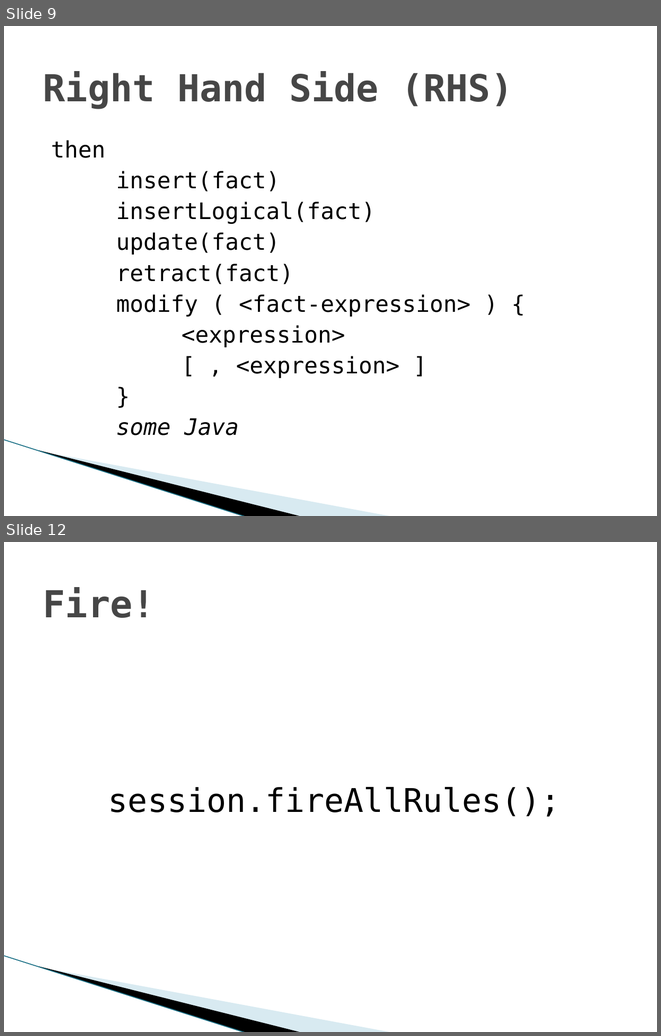
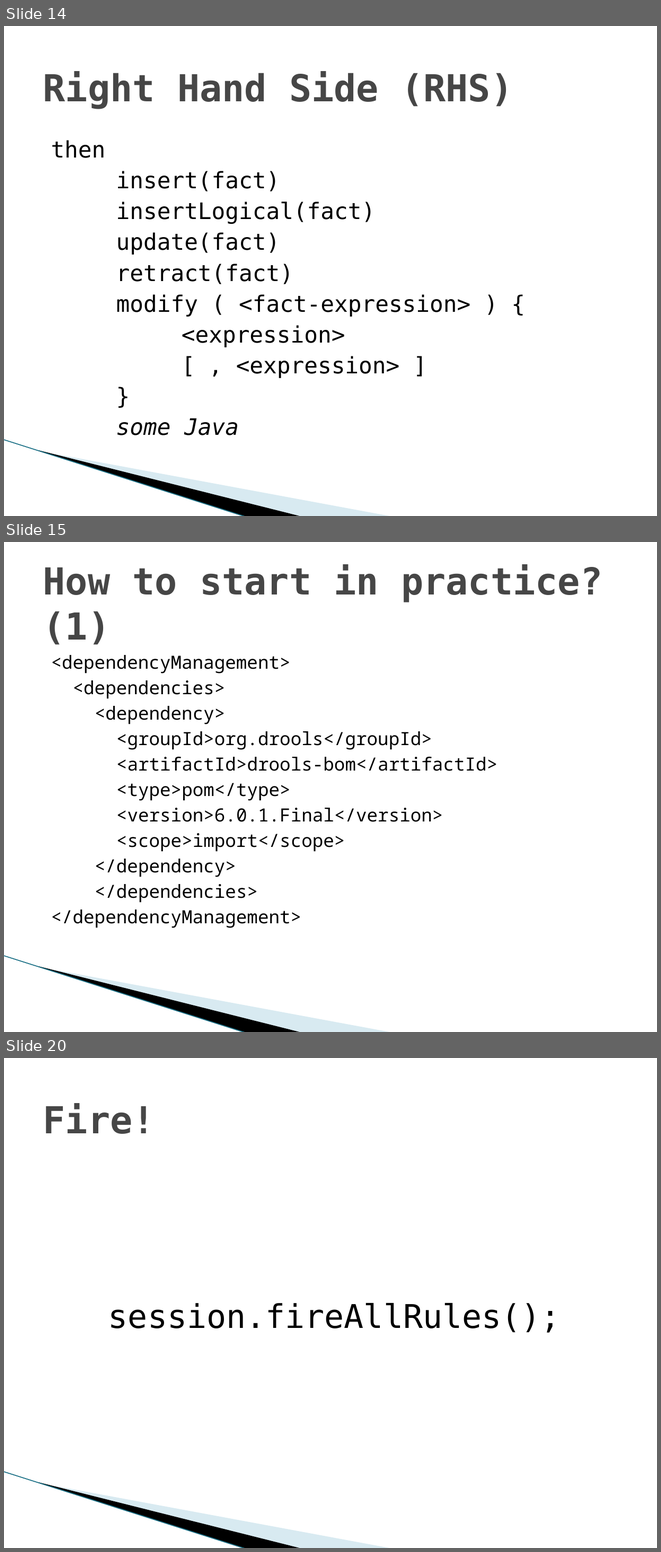
Before and after one commit to gspandy/drools-presentation-and-examples, a slide deck: drools-business-rules-engine.pptx. Shown one above the other, each under a label of ours: slides 9 and 12 before the commit, slides 14, 15 and 20 after it; the slides between them are not shown. The pictures are 661x1036 and 661x1552 pixels, drawn with LibreOffice and Linux fonts; fonts in the diff are those of the drawing; background and template pictures are left out. Boxes give left, top, right and bottom in pixels: in the first picture for what was removed or moved away, otherwise in the second. Text is boxed around its words. In the diff, an @@ line names an element or a change of style, - is before the commit and + after.

```diff
--- a/drools-business-rules-engine.pptx
+++ b/drools-business-rules-engine.pptx
@@ slide 15 added at [4, 542, 657, 1032], background #FFFFFF; not listed: 3 template elements that a slide beside it also shows @@
@@ title added at [43, 565, 602, 645], 41 pt, text #464646, bold @@
+How to start in practice? (1)
@@ text added at [51, 655, 497, 928], 20 pt, text #000000 @@
+<dependencyManagement>
+<dependencies>
+<dependency>
+<groupId>org.drools</groupId>
+<artifactId>drools-bom</artifactId>
+<type>pom</type>
+<version>6.0.1.Final</version>
+<scope>import</scope>
+</dependency>
+</dependencies>
+</dependencyManagement>
@@ what was slide 9 is now slide 14 @@
@@ what was slide 12 is now slide 20 @@
```
Also in this commit, not shown: 2 slides changed, 11 other slides added, 3 slides removed.
